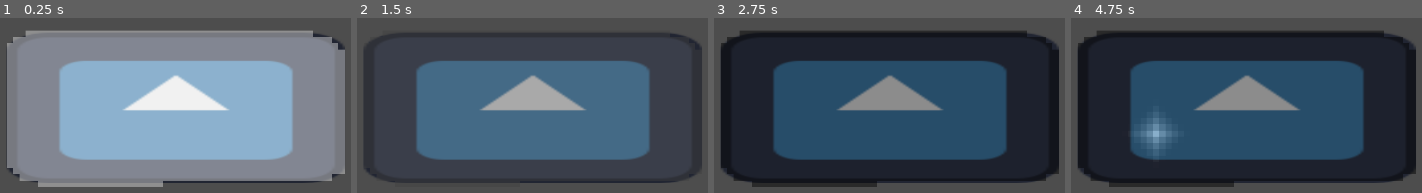
Above: before the commit, frames 1-4 (left to right).
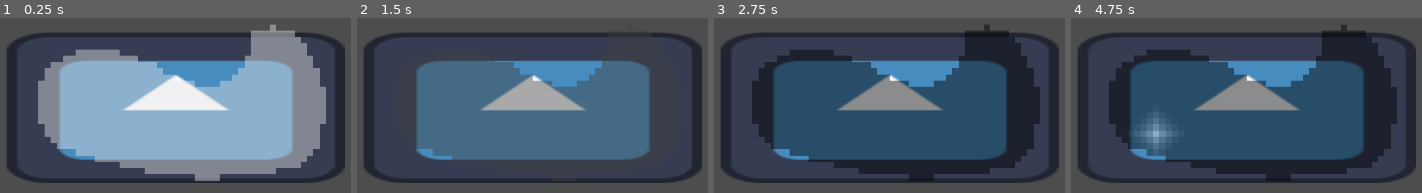
Above: after the commit, the same moments.

Repository: freesstylers/FreshFreakyFish
Game: Godot game, scene res://Scenes/Environment/WaterBody.tscn
Two runs of this game, one before a commit and one after it. Both use one fixed random seed, a clock stepped at 60 frames per second and the inputs below. The project has no main scene, so this scene is started directly. The engine's default icon, where the game draws it, is replaced by a stand-in: a white triangle on a blue panel in a dark square.
Inputs (mouse positions are in pixels of both pictures, inside the frame that each line leads up to):
- Up to frame 1 (0.25 s): no input
- Up to frame 2 (1.5 s): tap Enter at 0.5 s; move the mouse to (outside the picture) at 0.52 s; click (outside the picture) at 0.67 s; tap Space at 1.25 s; move the mouse to (outside the picture) at 1.27 s; click (outside the picture) at 1.42 s
- Up to frame 3 (2.75 s): tap Enter at 2 s; move the mouse to (outside the picture) at 2.02 s; click (outside the picture) at 2.17 s
- Up to frame 4 (4.75 s): tap Space at 2.75, 4.25 s; move the mouse to (outside the picture) at 2.77 s; click (outside the picture) at 2.92 s; tap Enter at 3.5 s; move the mouse to (outside the picture) at 3.52 s; click (outside the picture) at 3.67 s; move the mouse to (1158, 131) at 4.27 s; click (1158, 131) at 4.42 s

The runs differ from the first frame. In frame 1, 34% of the frame differs, in the area x 1-99%, y 3-97%; in frame 2, 3.0%; in frame 3, 27%; in frame 4, 27%.

Commit message:
Pez base creado

Diff:
--- a/Scenes/Environment/WaterBody.tscn
+++ b/Scenes/Environment/WaterBody.tscn
@@ -18,7 +18,7 @@
 [node name="WaterBodyArea" type="Area2D" parent="."]
 
 [node name="CollisionPolygon2D" type="CollisionPolygon2D" parent="WaterBodyArea"]
-polygon = PackedVector2Array(-407, -137, -390, -161, -351, -179, -282, -181, 334, -179, 380, -163, 404, -138, 402, 146, 388, 164, 342, 174, 271, 180, -323, 184, -368, 169, -408, 144)
+polygon = PackedVector2Array(1, -67, 37, -59, 86, -53, 136, -68, 164, -105, 179, -149, 185, -182, 224, -195, 281, -183, 326, -123, 353, -43, 352, 44, 335, 103, 283, 148, 152, 160, 82, 169, -29, 163, -174, 127, -296, 86, -336, 8, -317, -96, -243, -135, -149, -138, -55, -108)
 
 [node name="TopLeftLimit" type="Node2D" parent="."]
 position = Vector2(-420, -200)
--- /dev/null
+++ b/Scenes/Fishes/FishBase.tscn
@@ -0,0 +1,35 @@
+[gd_scene load_steps=4 format=3 uid="uid://r26svdb4yxlv"]
+
+[ext_resource type="Script" path="res://Scripts/Fishes/FishBase.gd" id="1_0nvkw"]
+[ext_resource type="Texture2D" uid="uid://dwc315j7hh2j7" path="res://Assets/Sprites/Fishes/Fishes_Base.png" id="2_20ict"]
+
+[sub_resource type="RectangleShape2D" id="RectangleShape2D_7j5pt"]
+size = Vector2(46, 97)
+
+[node name="FishBase" type="Node2D"]
+position = Vector2(615, 318)
+script = ExtResource("1_0nvkw")
+
+[node name="FishSprite" type="Sprite2D" parent="."]
+rotation = 1.5708
+texture = ExtResource("2_20ict")
+
+[node name="CharacterBody" type="CharacterBody2D" parent="."]
+
+[node name="CollisionShape2D" type="CollisionShape2D" parent="CharacterBody"]
+position = Vector2(0, -8.5)
+shape = SubResource("RectangleShape2D_7j5pt")
+
+[node name="AwarenesPositions" type="Node2D" parent="."]
+
+[node name="AwarenesPos1" type="Node2D" parent="AwarenesPositions"]
+position = Vector2(35, -57)
+
+[node name="AwarenesPos2" type="Node2D" parent="AwarenesPositions"]
+position = Vector2(16, -84)
+
+[node name="AwarenesPos3" type="Node2D" parent="AwarenesPositions"]
+position = Vector2(-15, -85)
+
+[node name="AwarenesPos4" type="Node2D" parent="AwarenesPositions"]
+position = Vector2(-37, -58)
--- a/Scripts/Environment/WaterBody.gd
+++ b/Scripts/Environment/WaterBody.gd
@@ -1,3 +1,4 @@
+class_name WaterBody
 extends Node
 
 @export var ActivityAreaScene : PackedScene = null
--- /dev/null
+++ b/Scripts/Fishes/FishBase.gd
@@ -0,0 +1,50 @@
+extends Node2D
+class_name FishBase
+
+@export var speed: float = 50.0
+@export var rotation_speed = 5.0
+@export var min_wander_range: float = 100.0
+@export var max_wander_range: float = 500.0
+
+const TARGET_REACHED_THRESHOLD = 10
+
+# Internal variables
+var target_position: Vector2 = Vector2.ZERO
+var direction: Vector2 = Vector2.ZERO
+var current_rotation: float = 0.0
+var water_body: WaterBody = null
+
+func _ready():
+	set_new_target()
+
+func _process(delta):
+	# Move towards wander destination
+	global_position += direction.normalized() * speed * delta
+	var target_rotation = direction.angle() + PI / 2
+	current_rotation = lerp_angle(current_rotation, target_rotation, rotation_speed * delta)
+	rotation = current_rotation
+
+	# Check if reached target position
+	if global_position.distance_to(target_position) < TARGET_REACHED_THRESHOLD:
+		set_new_target()
+
+func set_water_body(water_body_node):
+	water_body = water_body_node
+
+func set_new_target():
+	var random_position = generate_random_valid_position()
+	if random_position != Vector2.ZERO:
+		target_position = random_position
+		direction = (target_position - global_position).normalized()
+
+func generate_random_valid_position():
+	var random_angle = randf_range(0, 360)
+	var direction_vector = Vector2.RIGHT.rotated(deg_to_rad(random_angle))
+	var candidate_position = global_position + direction_vector * randf_range(min_wander_range, max_wander_range)
+	#Check for boundaries if we have a water body
+	if water_body:
+		while not water_body.is_point_inside_polygon(candidate_position):
+			random_angle = randf_range(0, 360)
+			direction_vector = Vector2.RIGHT.rotated(deg_to_rad(random_angle))
+			candidate_position = global_position + direction_vector * randf_range(min_wander_range, max_wander_range)
+	return candidate_position
Binary file added: Assets/Sprites/Fishes/Fishes_Base.png
Not shown, added: Assets/Sprites/Fishes/Fishes_Base.png.import
